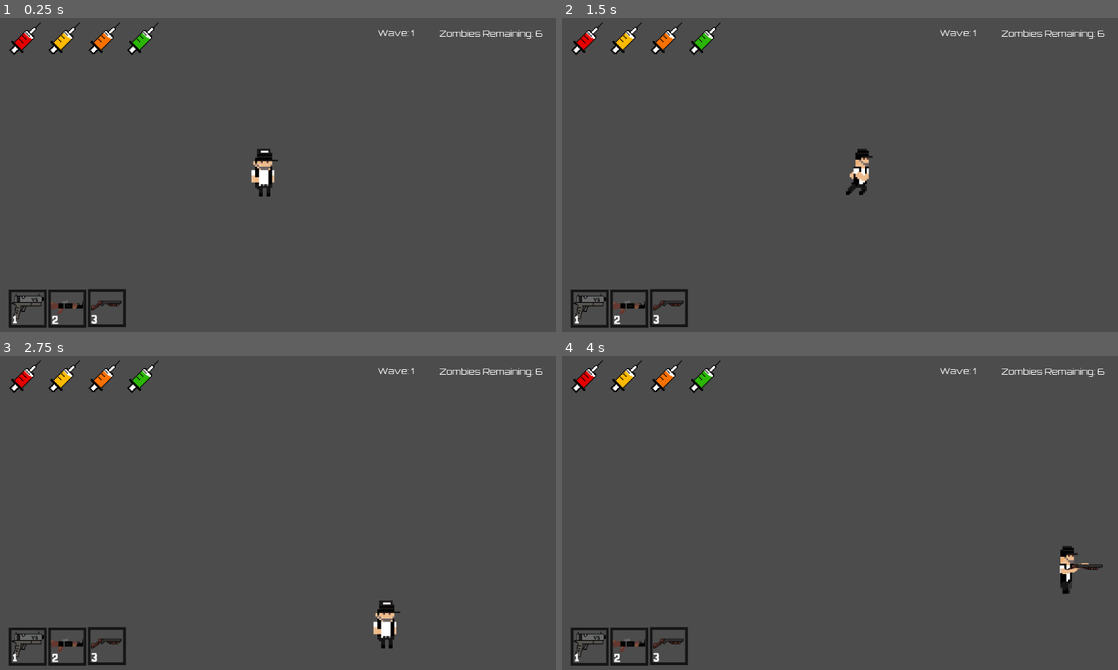
Above: before the commit, frames 1-4 (two rows, left to right).
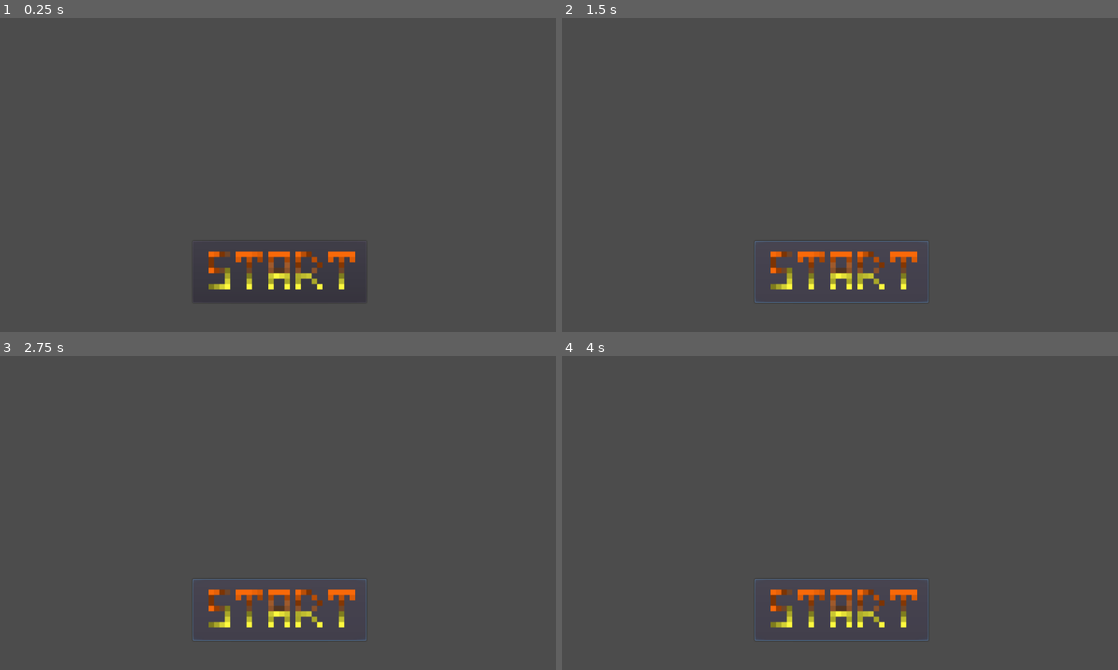
Above: after the commit, the same moments.

Repository: Vincius-dev/Game-CoronaVapo
Game: Godot game, scene res://scenes/TelaInicial.tscn
Same seed, same stepped clock (60 frames per second), same inputs: the game is played once before the commit and once after it. Before the commit the project starts from res://scenes/Wave.tscn.
Inputs (mouse positions are in pixels of both pictures, inside the frame that each line leads up to):
- Up to frame 1 (0.25 s): no input
- Up to frame 2 (1.5 s): click (840, 272) at 0.52 s; tap Enter at 1.25 s; hold Right (right) from 1.28 s (still down); tap 1 (Slot1) at 1.35 s
- Up to frame 3 (2.75 s): release Right (right) at 2.03 s; hold Down (down) from 2.03 s (still down); tap 2 (Slot2) at 2.1 s
- Up to frame 4 (4 s): release Down (down) at 2.78 s; hold Right (right) 2.78-3.53 s; tap 3 (Slot3) at 2.85 s; hold Up (up) from 3.53 s (still down); tap Z (shot) at 3.6 s

The runs differ from the first frame. In frame 1, 3.9% of the frame differs, in the area x 1-98%, y 1-99%; in frame 2, 4.0%; in frame 3, 4.0%; in frame 4, 4.0%.

Commit message:
9

Diff:
--- a/ProjectTecnico/project.godot
+++ b/ProjectTecnico/project.godot
@@ -16,7 +16,7 @@
 [application]
 
 config/name="ProjectTecnico"
-run/main_scene="res://scenes/Wave.tscn"
+run/main_scene="res://scenes/TelaInicial.tscn"
 config/icon="res://icon.png"
 
 [input]
--- a/ProjectTecnico/scenes/TelaInicial.tscn
+++ b/ProjectTecnico/scenes/TelaInicial.tscn
@@ -1,3 +1,18 @@
-[gd_scene format=2]
+[gd_scene load_steps=2 format=2]
 
-[node name="Node" type="Node"]
+[ext_resource path="res://assets/img/Start.png" type="Texture" id=1]
+
+[node name="TelaInicial" type="Node2D"]
+
+[node name="Button" type="Button" parent="."]
+margin_left = 354.978
+margin_top = 422.903
+margin_right = 674.978
+margin_bottom = 536.903
+__meta__ = {
+"_edit_use_anchors_": false
+}
+
+[node name="Start" type="Sprite" parent="Button"]
+position = Vector2( 179.075, 109.541 )
+texture = ExtResource( 1 )
Binary file added: ProjectTecnico/assets/img/Start.png
Not shown, added: ProjectTecnico/assets/img/Start.png.import
